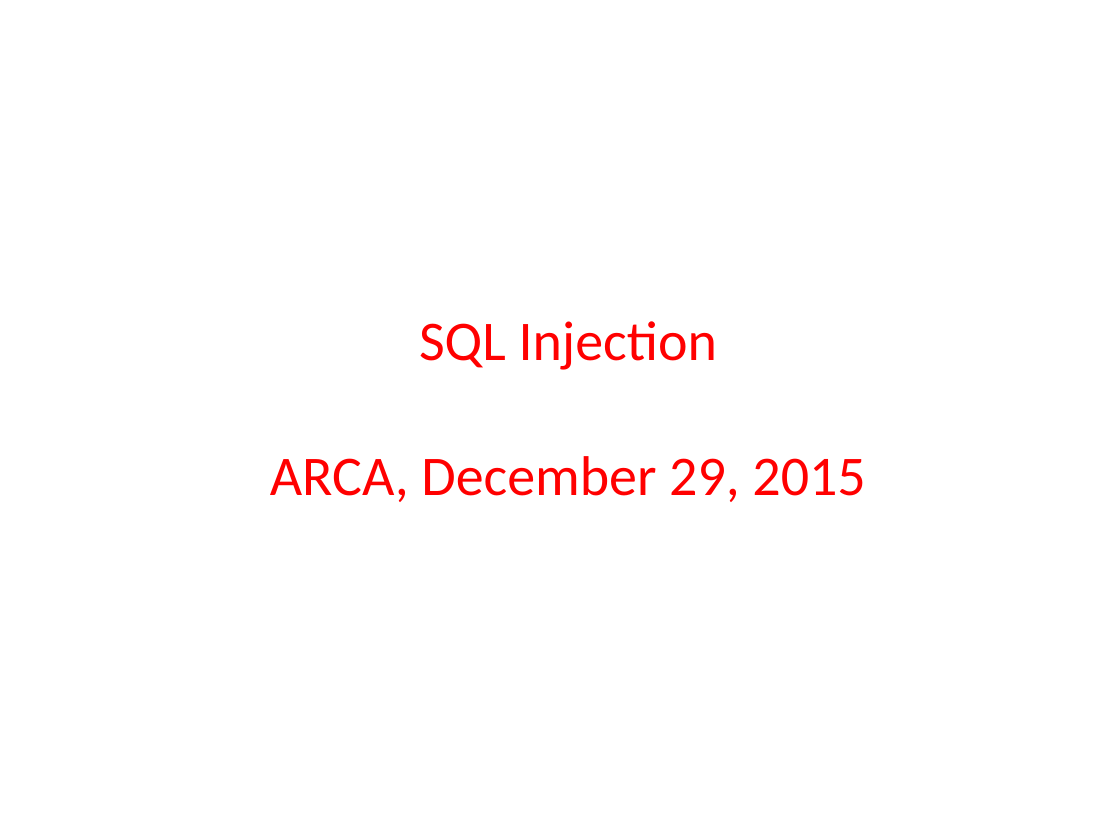
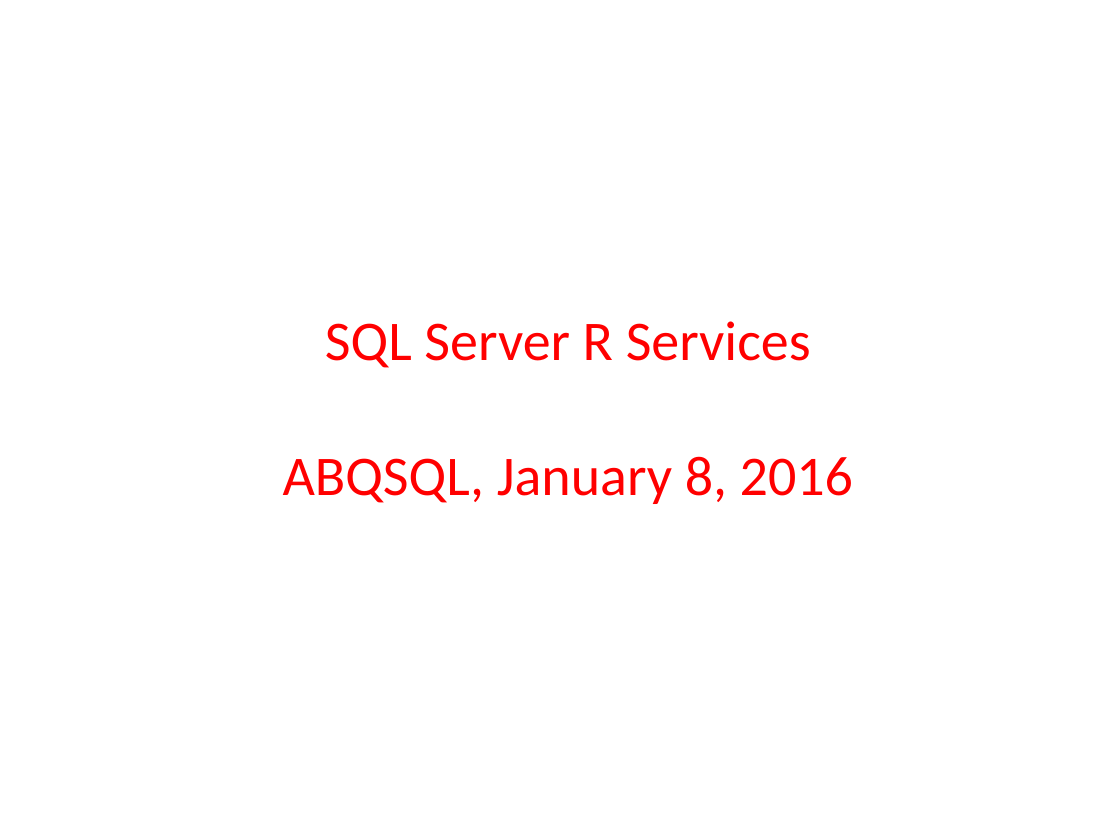
Before and after one commit to DrJekyll325/SQLServer, a slide deck: slide 1 of Presentations/SQL Server R Services/SQL Server R Services - ABQSQL.pptx. Drawn at 1120x840 pixels with LibreOffice and Linux fonts; fonts in the diff are those of the drawing; background and template pictures are left out. Boxes give left, top, right and bottom in pixels: in the first picture for what was removed or moved away, otherwise in the second. Text is boxed around its words. In the diff, an @@ line names an element or a change of style, - is before the commit and + after.

```diff
--- a/Presentations/SQL Server R Services/SQL Server R Services - ABQSQL.pptx
+++ b/Presentations/SQL Server R Services/SQL Server R Services - ABQSQL.pptx
@@ title at box(283, 321, 853, 504): text changed @@
-SQL Injection
-ARCA, December 29, 2015
+SQL Server R Services
+ABQSQL, January 8, 2016
```
Also in this commit, not shown: 1 other slide changed, 11 slides added, 1 slide removed, 25 other files.
